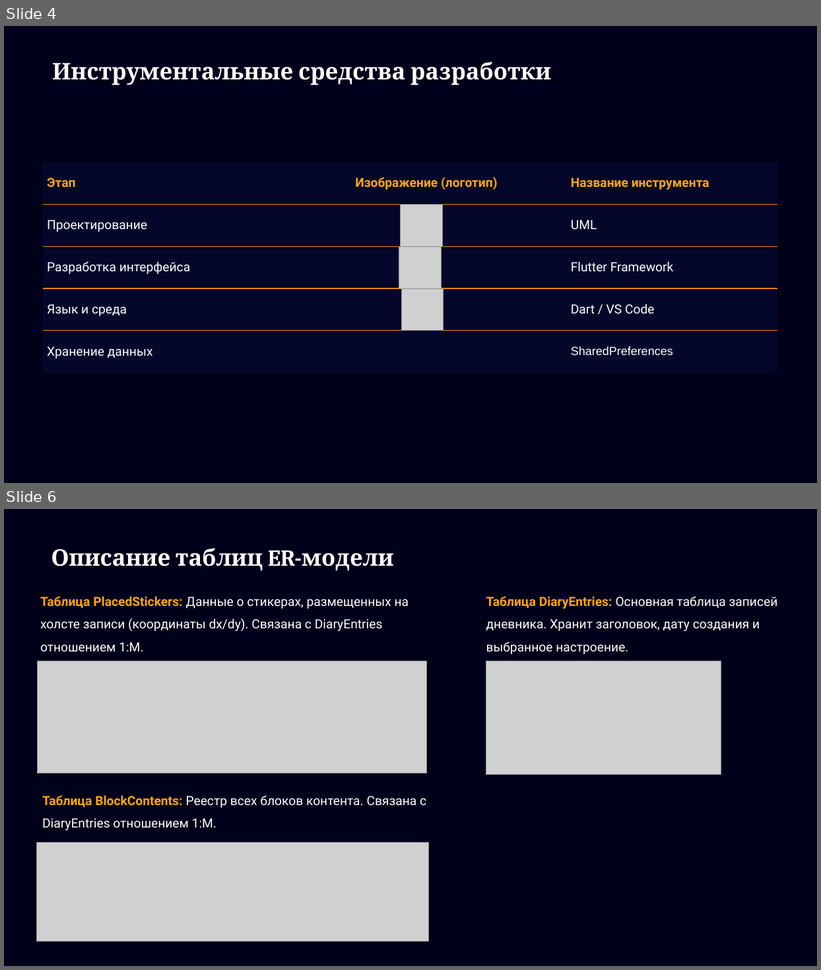
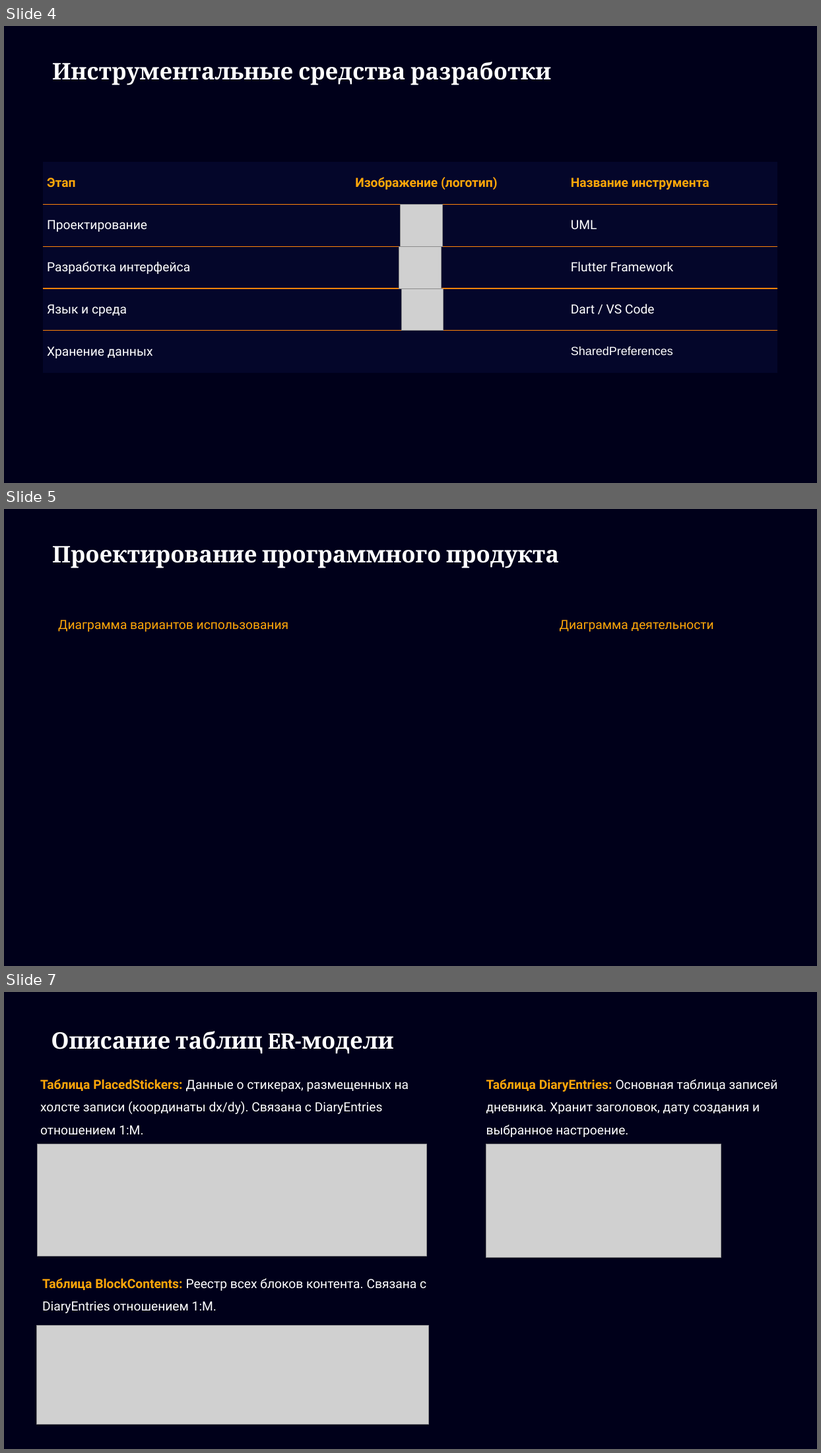
Before and after one commit to serusew/diary, a slide deck: документация/Презентация My Diary (не доделана).pptx. Shown one above the other, each under a label of ours: slides 4 and 6 before the commit, slides 4, 5 and 7 after it; the slides between them are not shown. The pictures are 821x970 and 821x1453 pixels, drawn with LibreOffice and Linux fonts; fonts in the diff are those of the drawing; grey boxes stand for pictures. Boxes give left, top, right and bottom in pixels: in the first picture for what was removed or moved away, otherwise in the second. Text is boxed around its words. In the diff, an @@ line names an element or a change of style, - is before the commit and + after.

Commit message:
up p

```diff
--- a/документация/Презентация My Diary (не доделана).pptx
+++ b/документация/Презентация My Diary (не доделана).pptx
@@ slide 5 added at box(4, 509, 817, 966), background #00001A @@
@@ text added at box(52, 546, 559, 568), 27 pt, text #FFFFFF, bold @@
+Проектирование программного продукта
@@ text added at box(58, 620, 714, 632), 15 pt, text #FFA709 @@
+Диаграмма вариантов использования Диаграмма деятельности
@@ what was slide 6 is now slide 7 @@
```
Also in this commit, not shown: 1 other slide added, 1 slide removed.
